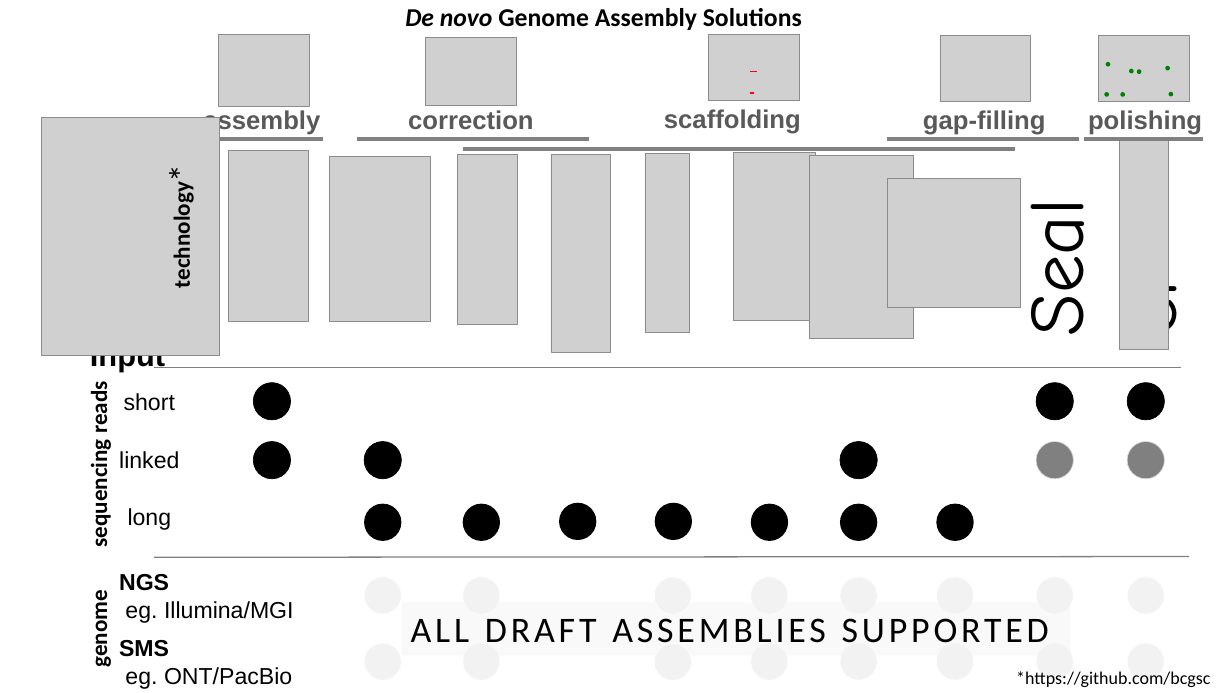
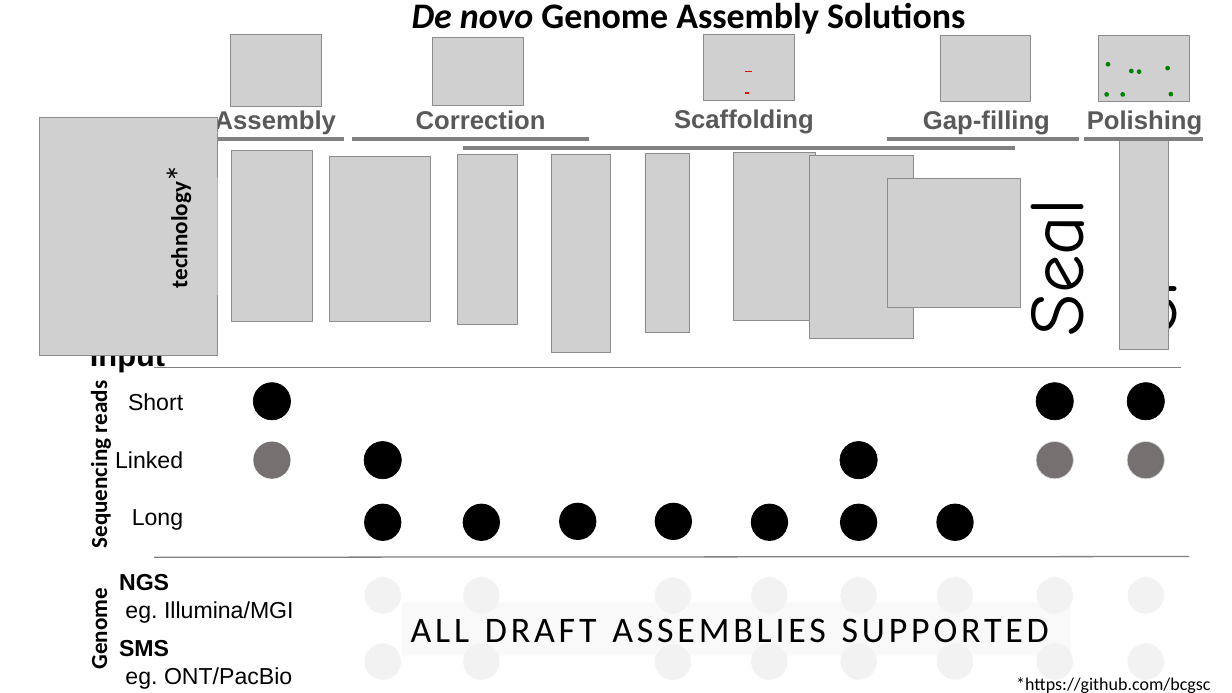
Before and after one commit to bcgsc/btl, a slide deck: slide 1 of wga.ppt. Drawn at 1232x693 pixels with LibreOffice and Linux fonts; fonts in the diff are those of the drawing; grey boxes stand for pictures. Boxes give left, top, right and bottom in pixels: in the first picture for what was removed or moved away, otherwise in the second. Text is boxed around its words. In the diff, an @@ line names an element or a change of style, - is before the commit and + after.

Commit message:
update wga solution png

```diff
--- a/wga.ppt
+++ b/wga.ppt
@@ text "De novo Genome Assembly Solutions": place and size @@
-text "De novo Genome Assembly Solutions" at <box>405,8,802,30</box>
+text "De novo Genome Assembly Solutions" at <box>412,2,965,38</box>
@@ text "De novo Genome Assembly Solutions" at <box>412,2,965,38</box>: size 20 to 28 pt @@
@@ picture: place and size @@
-picture at <box>219,35,310,106</box>
+picture at <box>230,35,321,106</box>
@@ picture: place and size @@
-picture at <box>425,37,516,105</box>
+picture at <box>433,37,523,105</box>
@@ text at <box>215,110,336,135</box>: text changed @@
-assembly
+Assembly
@@ text at <box>416,110,546,129</box>: text changed @@
-correction
+Correction
@@ text at <box>674,109,814,134</box>: text changed @@
-scaffolding
+Scaffolding
@@ 2 lines, 1 picture: place and size @@
-2 lines, 1 picture at <box>709,35,799,101</box>
+2 lines, 1 picture at <box>703,35,794,101</box>
@@ text at <box>923,110,1050,135</box>: text changed @@
-gap-filling
+Gap-filling
@@ text at <box>1087,110,1203,135</box>: text changed @@
-polishing
+Polishing
@@ line moved from (197, 140) - (323, 140) to (197, 140) - (345, 140) @@
@@ line moved from (357, 140) - (589, 140) to (352, 140) - (589, 140) @@
@@ picture: place and size @@
-picture at <box>228,151,308,321</box>
+picture at <box>232,151,313,321</box>
@@ text at <box>85,386,113,545</box>: text changed @@
-sequencing reads
+Sequencing reads
@@ text at <box>128,393,183,411</box>: text changed @@
-short
+Short
@@ ellipse at <box>253,442,290,479</box>: fill #000000 to #767171; outline #000000 0.5 pt to none @@
@@ ellipse at <box>1036,442,1073,479</box>: fill #808080 to #767171 @@
@@ ellipse at <box>1128,442,1165,479</box>: fill #808080 to #767171 @@
@@ text at <box>115,451,183,469</box>: text changed @@
-linked
+Linked
@@ text at <box>132,509,183,530</box>: text changed @@
-long
+Long
@@ text at <box>85,596,113,668</box>: text changed @@
-genome
+Genome
@@ text "*https://github.com/bcgsc": place and size @@
-text "*https://github.com/bcgsc" at <box>1016,671,1210,687</box>
+text "*https://github.com/bcgsc" at <box>1016,677,1210,693</box>
```
Also in this commit, not shown: 2 other files.
